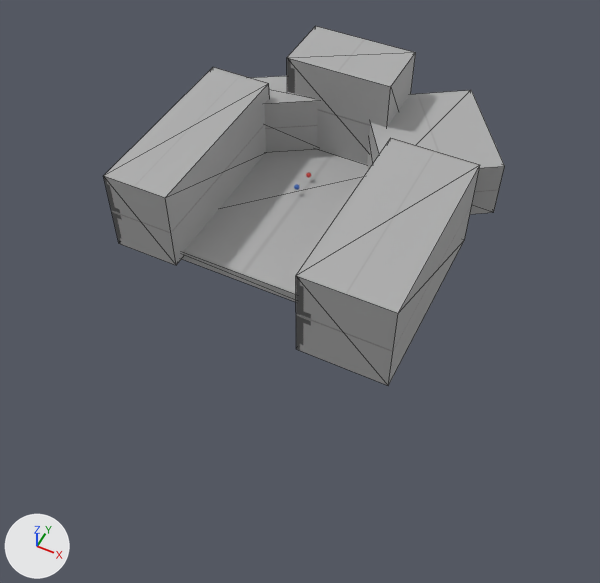
Two versions of the glTF model scene.glb, one commit apart.
Camera for both pictures: a 50 mm camera at (52.5, -107.4, 105.6) aimed at (10.8, -23.9, 1.2). Lighting does not change. The marker at lower left points along +X, +Y and +Z. Mesh edges are drawn as thin lines on the coarser meshes. Vertices at the same position are counted once.

Names of what the first picture shows: 'level'.
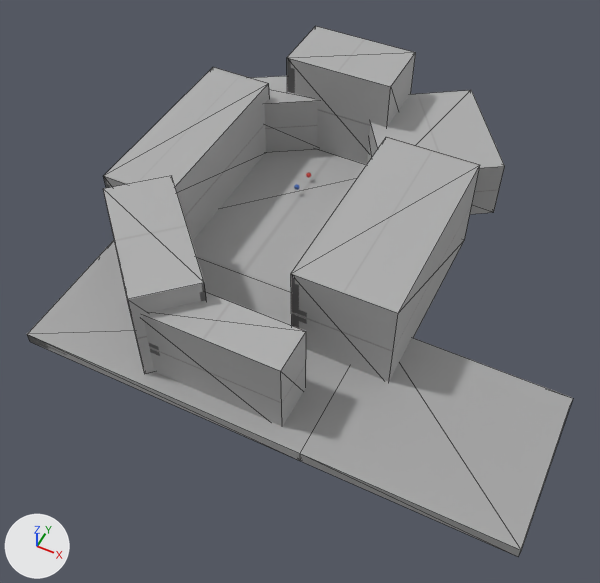
The change, as a diff of the scene's bpy script:
```diff
--- a/scene.glb.py
+++ b/scene.glb.py
@@ me_level @@
 # used by ob_level; location = (0.0, 0.0, 0.0)
-me_level.from_pydata(...)  # 48 vertices, 72 faces; spans x -24.5..33.7, y -34.2..30.0, z -1.0..19.9
+me_level.from_pydata(...)  # 72 vertices, 112 faces; spans x -24.5..57.2, y -51.6..30.0, z -1.0..19.9
+# me_level part 1: a new loose piece, a box spanning x -4.1..20.3, y -48.7..-40.9, z -0.5..14.7, in mat_material_002 (picture img_grid)
+# me_level part 2
+# 2 faces are deleted
+# 4 vertices in x 15.3, y -34.2..1.6, z 0.0..17.3 move by (-0.8, 0.0, 0.0)
+# 16 vertices are added at x -24.5..57.2, y -51.6..-24.5, z -1.0..18.5
+# 30 new faces join them
 me_level.materials.append(mat_material_002)
```

Changed parts and their boxes [x1, y1, x2, y2] in the pictures (600 x 583 px):
'level', reshaped (36% wider, 48% taller): before [104, 26, 505, 385]; after [27, 26, 573, 557]
part 1 of me_level, added: after [143, 292, 306, 427]
part 2 of me_level, built on: before [182, 138, 480, 385]; after [27, 137, 573, 557]
